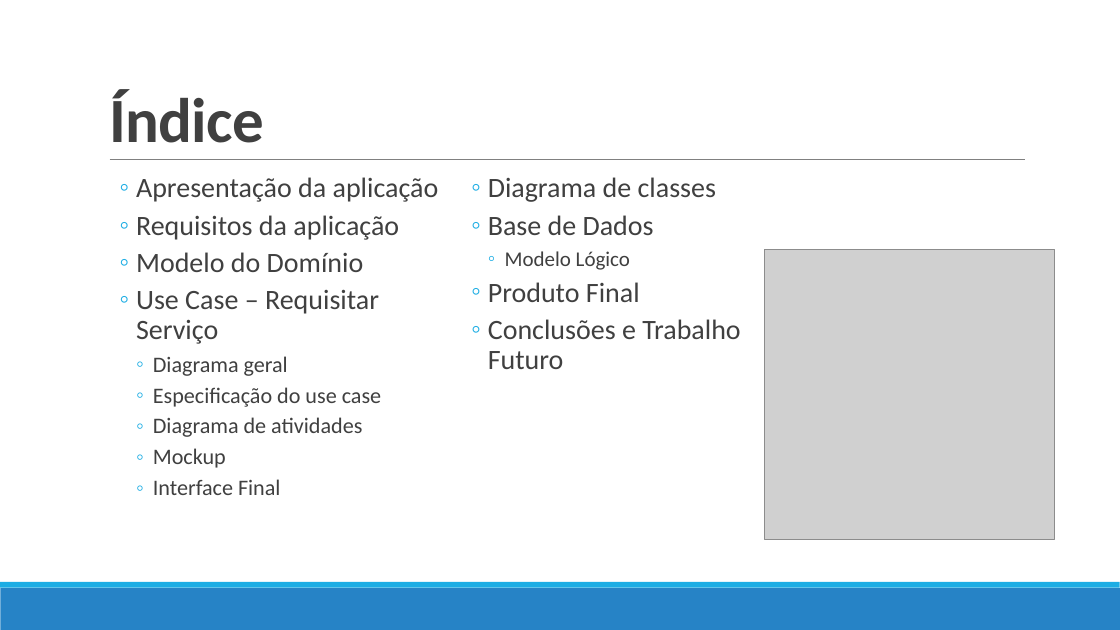
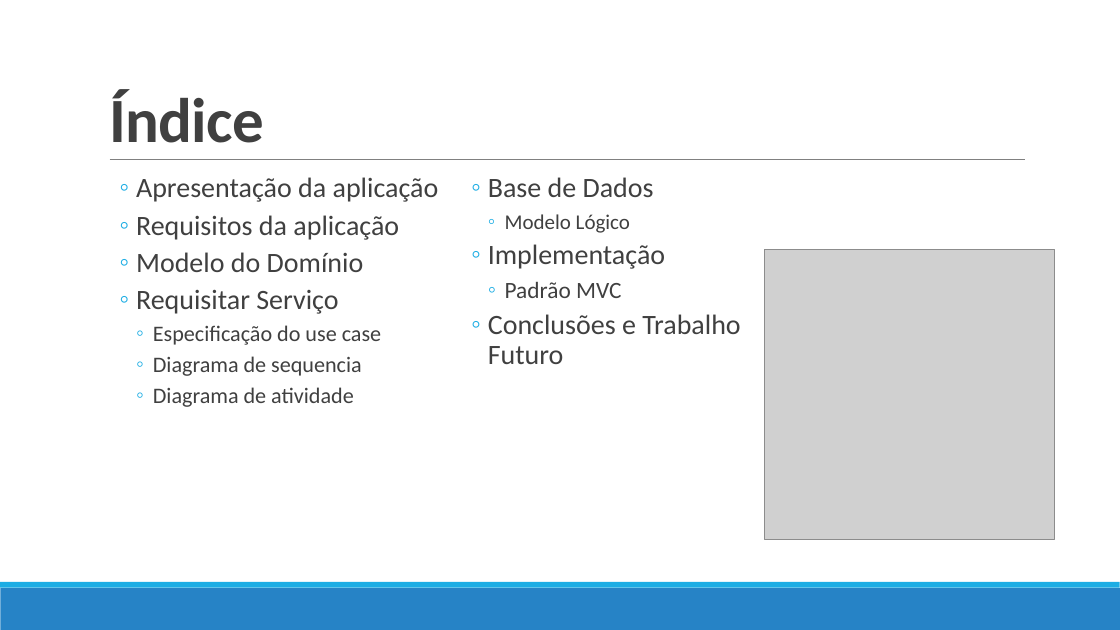
Before and after one commit to ruicalheno133/home-massage, a slide deck: slide 2 of Parte_III/Apresentação 3.pptx. Drawn at 1120x630 pixels with LibreOffice and Linux fonts; fonts in the diff are those of the drawing; grey boxes stand for pictures. Boxes give left, top, right and bottom in pixels: in the first picture for what was removed or moved away, otherwise in the second. Text is boxed around its words. In the diff, an @@ line names an element or a change of style, - is before the commit and + after.

Commit message:
Apresentação - final

```diff
--- a/Parte_III/Apresentação 3.pptx
+++ b/Parte_III/Apresentação 3.pptx
@@ text at (x1=488, y1=177, x2=716, y2=202): paragraph removed @@
-  ◦ Diagrama de classes
@@ text at (x1=488, y1=244, x2=665, y2=298): text changed @@
-  ◦ Produto Final
+  ◦ Implementação
+    ◦ Padrão MVC
@@ text at (x1=136, y1=290, x2=338, y2=314): text changed @@
-  ◦ Use Case – Requisitar Serviço
-    ◦ Diagrama geral
+  ◦ Requisitar Serviço
@@ text at (x1=153, y1=356, x2=362, y2=407): text changed @@
-    ◦ Diagrama de atividades
-    ◦ Mockup
-    ◦ Interface Final
+    ◦ Diagrama de sequencia
+    ◦ Diagrama de atividade
```
Also in this commit, not shown: 3 other slides changed, 4 slides added, 6 slides removed.
